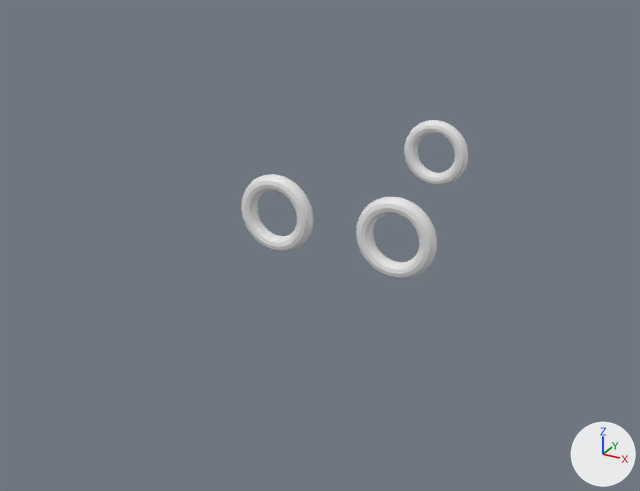
The Blender file core/blender/Levels/Beginner Levels/level7.blend, before and after one commit.
Before and after are seen from a 50 mm lens placed at (11.4, -11.6, 10.1), pointed at (-2.6, 13.9, -2.7). The axes (+X, +Y, +Z) are drawn at lower right. The lights are the same throughout.

Names of what the first picture shows: 'Gate.000', 'Gate.001', 'Gate.002'.
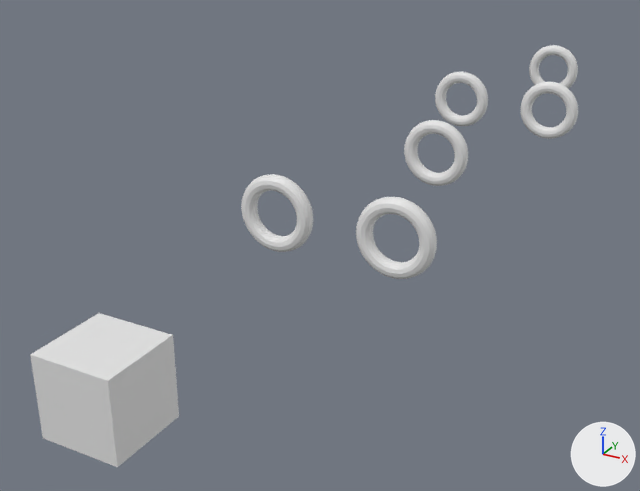
Where the change shows, as pixel boxes (x1, y1, x2, y2) in the pictures (640 x 491 px):
'Level', added: after (30, 313, 179, 467)
'Gate.004', added: after (521, 82, 578, 139)
'Gate.003', added: after (435, 72, 488, 126)
'Gate.005', added: after (529, 45, 578, 94)

The change in detail:
Mesh me_cube is new.
It is a box spanning x -1.0..1.0, y -1.0..1.0, z -1.0..1.0.
Object 'Level' (ob_level) is new; it shows me_cube.
Its location is (0.0, 0.0, 0.0).
Object 'Gate.004' (ob_gate_004) is new; it shows a copy of the mesh of ob_gate_000.
Its location is (2.0, 26.0, 0.0).
Its rotation in degrees is (90, 0, 0).
Object 'Gate.003' (ob_gate_003) is new; it shows a copy of the mesh of ob_gate_000.
Its location is (-2.0, 26.0, 0.0).
Its rotation in degrees is (90, 0, 0).
Object 'Gate.005' (ob_gate_005) is new; it shows a copy of the mesh of ob_gate_000.
Its location is (0.0, 34.0, 0.0).
Its rotation in degrees is (90, 0, 0).
